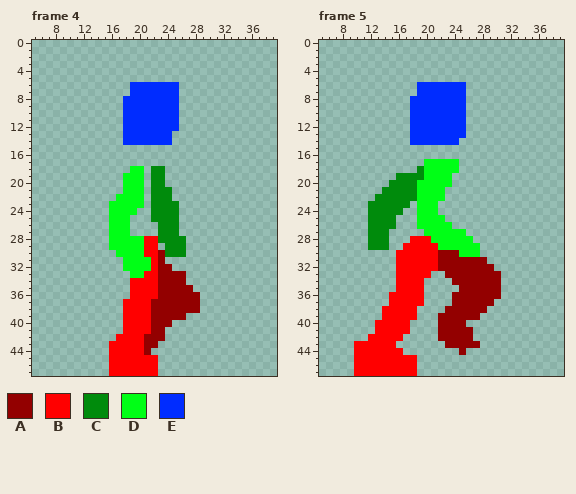
Edited in one commit: pixel-art file (resources/player_run.ase). The picture above was drawn from the file before the commit.
48x48 pixels, 8 frames. Colours within 5 levels of each other are drawn and written as one. Shown: frame 4: x 5..39, y 0..47; frame 5: x 5..39, y 0..47. The commit also changed other frames, which this record leaves out.
Palette (. is transparent): A #930000  B #ff0000  C #008b0c  D #00ff16  E #002cff
Pixels before, frame 4, first column x 16:
 6 ...EEEEEEE...
 7 ...EEEEEEE...
 8 ..EEEEEEEE...
 9 ..EEEEEEEE...
10 ..EEEEEEEE...
11 ..EEEEEEEE...
12 ..EEEEEEEE...
13 ..EEEEEEE....
14 ..EEEEEEE....
15 .............
16 .............
17 .............
18 ...DD.CC.....
19 ..DDD.CC.....
20 ..DDD.CC.....
21 ..DDD.CCC....
22 .DDDD.CCC....
23 DDDDD.CCCC...
24 DDDD..CCCC...
25 DDD...CCCC...
26 DDD....CCC...
27 DDD....CCC...
28 DDDDDBBCCCC..
29 DDDDDBB.CCC..
30 .DDDDBBACCC..
31 ..DDDDBA.....
32 ..DDDDBAA....
33 ...DDBBAAAA..
34 ...BBBBAAAA..
35 ...BBBBAAAAA.
36 ...BBBBAAAAAA
37 ..BBBBAAAAAAA
38 ..BBBBAAAAAAA
39 ..BBBBAAAAA..
40 ..BBBBAAA....
41 ..BBBBAA.....
42 .BBBBAAA.....
43 BBBBBAA......
44 BBBBBA.......
45 BBBBBBB......
46 BBBBBBB......
47 BBBBBBB......
Pixels before, frame 5, first column x 10:
 6 .........EEEEEEE.....
 7 .........EEEEEEE.....
 8 ........EEEEEEEE.....
 9 ........EEEEEEEE.....
10 ........EEEEEEEE.....
11 ........EEEEEEEE.....
12 ........EEEEEEEE.....
13 ........EEEEEEEE.....
14 ........EEEEEEE......
15 .....................
16 .....................
17 ..........DDDDD......
18 .........CDDDDD......
19 ......CCCCDDDD.......
20 .....CCCCDDDDD.......
21 ....CCCCCDDDD........
22 ...CCCCCCDDDD........
23 ..CCCCCC.DDD.........
24 ..CCCCC..DDD.........
25 ..CCCC...DDDD........
26 ..CCCC...DDDDD.......
27 ..CCC.....DDDDDD.....
28 ..CCC...BBBDDDDDD....
29 ..CCC..BBBBBDDDDDD...
30 ......BBBBBBAAADDD...
31 ......BBBBBBAAAAAAA..
32 ......BBBBBBAAAAAAAA.
33 ......BBBBB..AAAAAAAA
34 ......BBBB....AAAAAAA
35 ......BBBB.....AAAAAA
36 .....BBBBB....AAAAAAA
37 .....BBBBB....AAAAAA.
38 ....BBBBB....AAAAAA..
39 ....BBBBB...AAAAAA...
40 ...BBBBB....AAAA.....
41 ...BBBBB....AAAAA....
42 ..BBBBB.....AAAAA....
43 BBBBBB.......AAAAA...
44 BBBBBBB........A.....
45 BBBBBBBBB............
46 BBBBBBBBB............
47 BBBBBBBBB............
New version:
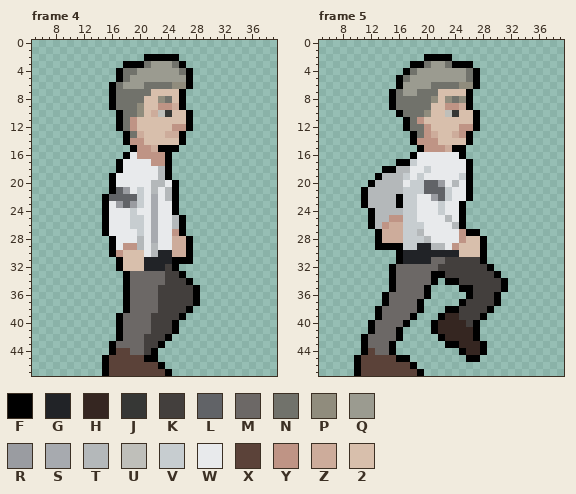
Colours new in this view: F #000000  G #212327  H #352621  J #363735  K #433f3d  L #616367  M #6c6866  N #71726b  P #908c7d  Q #9b9b90  R #9a9ca1  S #a7aaaf  T #b4b8ba  U #bfbfba  V #c7cdd0  W #e8eaec  X #5b4239  Y #bf9485  Z #cdac9b  2 #d8bfac
From the commit log: Finished player run animation
What changed:
layer "Layer" now hidden
layer "Layer 1" now shown
Changed rows in their new state; - is an unchanged pixel.
Frame 4:
first column x 15:
 2 ------FFFFF---
 3 ---FFFNQQQNF--
 4 --FNNQQQQQQNF-
 5 --FNQQQQQQQQF-
 6 -FNQQQNNNNPPF-
 7 -FNNNNN2222F--
 8 -FNNNN22PN2F--
 9 -FNNNP22YYZF--
10 --FNNP2ZUJ22F-
11 --FNY2222222F-
12 --FNY22222YYF-
13 ---FNZ222ZZF--
14 ---FYY22222F--
15 ----FYYZFFF---
16 ---FWYYYYF----
17 --FWWWWYYF----
18 --FWWWWWTF----
19 -FWWWWWWTF----
20 -FWWWWWTTWF---
21 -FLRWVWTWTF---
22 FLLLLVWSWTF---
23 FWRLRVWSWWF---
24 FWWWVWWSWWF---
25 FWWWVVWSWWTF--
26 FWWWVVWSWWTF--
27 FWWWWVWSWWYF--
28 -FWWWTWSWWZZF-
29 -FWYYTWTWWZZF-
30 -FY222WTGGZZF-
31 --F222GGGGFFF-
32 --F222GGGKF---
33 ---FMMMMMKKF--
34 ---FMMMMMKKKF-
35 ---FMMMMKKKKKF
36 ---FMMMMKKKKKF
37 ---FMMMMKKKKKF
38 ---FMMMMKKKKF.
39 --FMMMMKKKKF--
40 --FMMMMKKKF---
41 --FMMMMKKKF---
42 --FMMMKKKF----
43 -FMMMMKKF-----
44 -FXXMMKF------
45 FXXXXXFF------
46 FXXXXXXXF-----
47 FXXXXXXXXF----
Frame 5:
first column x 10:
 2 ----------FFFF--------
 3 --------FFNQQNFFF-----
 4 -------FNQQQQQQQNF----
 5 ------FNQQQQQQQQNF----
 6 ------FQQQQNNNNPPF----
 7 -----FNQQNNN2222F-----
 8 -----FNNNNNP2PNPF-----
 9 -----FNNNNN22YYZF-----
10 ------FNNNP22UJ22F----
11 -------FNY2222222F----
12 -------FNNY2222YYF----
13 --------FNYZ22ZYF-----
14 --------FYYY2222F-----
15 ---------FYYYZFF------
16 --------FWWWWWWF------
17 ------FFVWWWWWWWF-----
18 ----FFTTWWVWWWWWF-----
19 ---FTTTVWVWWWWWVF-----
20 --FTTTTWVVLLRWTWF-----
21 -FTTTTTVVVLLLVWWF-----
22 -FTTTTFVVWWRLVWWF-----
23 -FTTTTFVVWWWVWWF------
24 --FTTTTVVWWWVWWF------
25 --FTTYYVVWWWWTWF------
26 --FTYZZVVVWWWWTF------
27 --.FZZZVVTWWWWWYFF----
28 --.FZZZVVVTWWWWY22F---
29 --.FFFFVVGGTTWY222F---
30 ------FGGGGGGGG222F---
31 ------FGGGGMMKKKKKF---
32 -----FMMMMMMKKKKKKKF--
33 -----FMMMMMFFKKKKKKKF-
34 -----FMMMMMF-FFKKKKKKF
35 -----FMMMMF----FFKKKKF
36 ----FMMMMMF---..FKKKF-
37 ----FMMMMF----.FKKKKF-
38 ---FMMMMMF---FFKKKKF--
39 ---FMMMMF---FHHKKKF---
40 --FMMMMF---FHHHHKF----
41 --FMMMF.---FHHHHHF----
42 -FMMMMF-----FHHHHF----
43 .FMMMF-------FFHHHF---
44 .FXMMF.--------FHHF---
45 FXXXXXFF.-------FF----
46 FXXXXXXXF-------------
47 FXXXXXXXXF------------
Changed places in both pictures, as pixel boxes (x1, y1, x2, y2):
changed: (102, 54, 200, 376)
changed: (354, 54, 508, 376)
